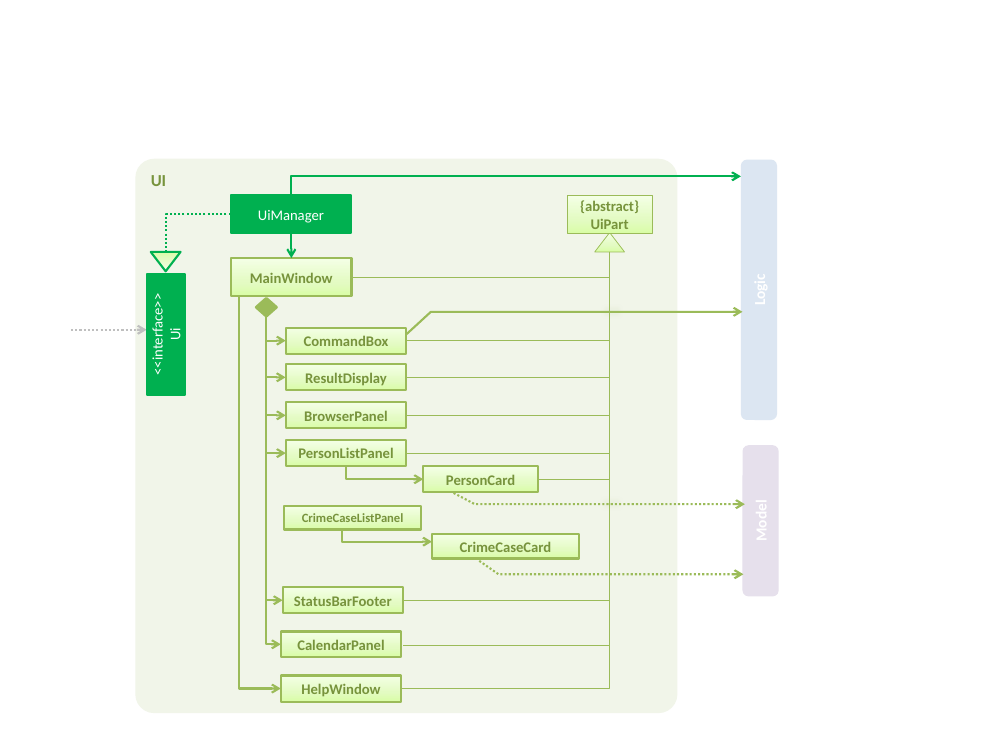
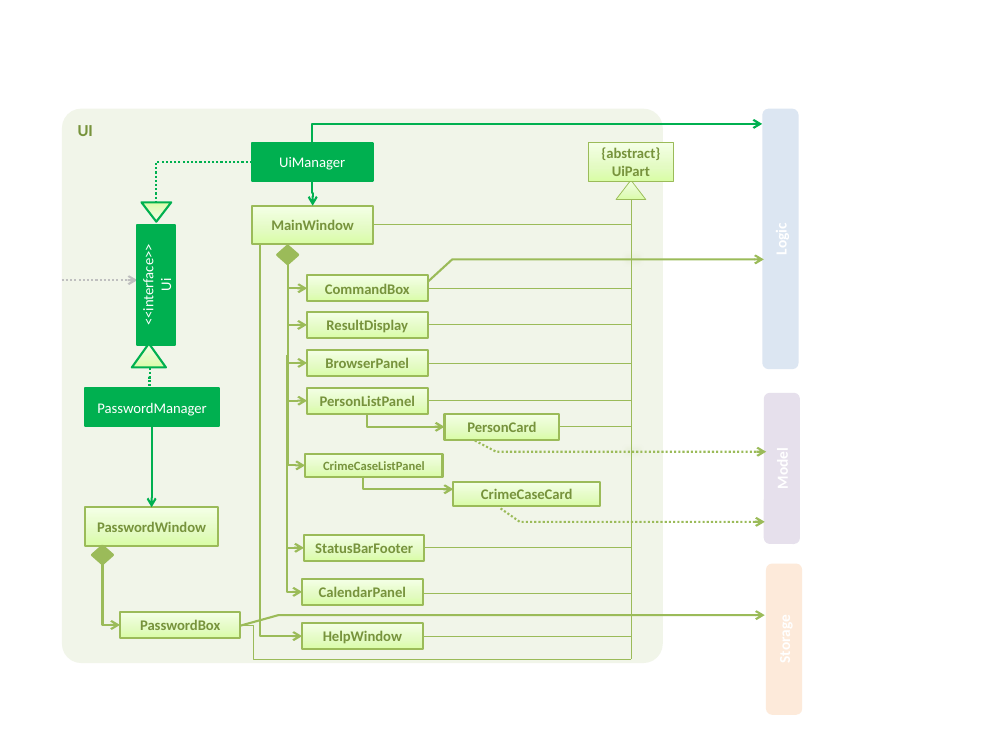
Before and after one commit to quentinkhoo/main, a slide deck: slide 1 of docs/diagrams/UiComponentClassDiagram.pptx. Drawn at 1008x756 pixels with LibreOffice and Linux fonts; fonts in the diff are those of the drawing. Boxes give left, top, right and bottom in pixels: in the first picture for what was removed or moved away, otherwise in the second. Text is boxed around its words. In the diff, an @@ line names an element or a change of style, - is before the commit and + after.

```diff
--- a/docs/diagrams/UiComponentClassDiagram.pptx
+++ b/docs/diagrams/UiComponentClassDiagram.pptx
@@ rounded rectangle "UI": place and size @@
-rounded rectangle "UI" at (135, 159, 677, 714)
+rounded rectangle "UI" at (61, 109, 662, 663)
@@ elbow line moved from (231, 215) - (165, 252) to (252, 162) - (156, 203) @@
@@ elbow line added from (632, 201) to (631, 659), #9BBB59 0.5 pt @@
@@ elbow arrow added from (288, 263) to (305, 466), #9BBB59 1.5 pt @@
@@ 1 rectangle, 1 triangle, 1 elbow arrow: place and size @@
-1 rectangle, 1 triangle, 1 elbow arrow at (72, 252, 185, 395)
+1 rectangle, 1 triangle, 1 elbow arrow at (61, 203, 175, 346)
@@ triangle added at (132, 344, 166, 368), fill gradient #DAFDA7 to #E4FCC2 to #F5FFE7, outline #00B050 1.5 pt @@
@@ rectangle added at (86, 388, 220, 426), fill #00B050, outline #00B050 1.5 pt, 10.5 pt, text #FFFFFF @@
+PasswordManager
@@ elbow line added from (149, 368) to (149, 388), #00B050 1.5 pt dashed @@
@@ 7 elbow arrows, 6 rectangles, 1 triangle, 1 freeform shape, 1 rounded rectangle: place and size @@
-7 elbow arrows, 6 rectangles, 1 triangle, 1 freeform shape, 1 rounded rectangle at (231, 196, 779, 644)
+7 elbow arrows, 6 rectangles, 1 triangle, 1 freeform shape, 1 rounded rectangle at (252, 143, 800, 592)
@@ elbow arrow added from (152, 426) to (151, 507), #00B050 1.5 pt @@
@@ 9 rectangles, 9 elbow lines, 4 elbow arrows, 2 freeform shapes, 1 rounded rectangle, 1 diamond: place and size @@
-9 rectangles, 9 elbow lines, 4 elbow arrows, 2 freeform shapes, 1 rounded rectangle, 1 diamond at (231, 160, 777, 702)
+9 rectangles, 9 elbow lines, 4 elbow arrows, 2 freeform shapes, 1 rounded rectangle, 1 diamond at (252, 109, 798, 649)
@@ rectangle added at (86, 507, 218, 545), fill gradient #DAFDA7 to #E4FCC2 to #F5FFE7, outline #9BBB59 1.5 pt, 10.5 pt, text #77933C, bold @@
+PasswordWindow
@@ diamond added at (93, 546, 113, 564), fill #9BBB59, outline #9BBB59 2 pt @@
@@ elbow arrow added from (103, 563) to (120, 625), #9BBB59 1.5 pt @@
@@ rounded rectangle added at (766, 563, 802, 715), fill #FDEADA @@
@@ rectangle added at (120, 612, 241, 638), fill gradient #DAFDA7 to #E4FCC2 to #F5FFE7, outline #9BBB59 1.5 pt, 10.5 pt, text #77933C, bold @@
+PasswordBox
@@ freeform shape added at (240, 615, 764, 625), outline #9BBB59 1.5 pt @@
@@ elbow line added from (631, 659) to (241, 625), #9BBB59 0.5 pt @@
```
Also in this commit, not shown: 9 other files.
